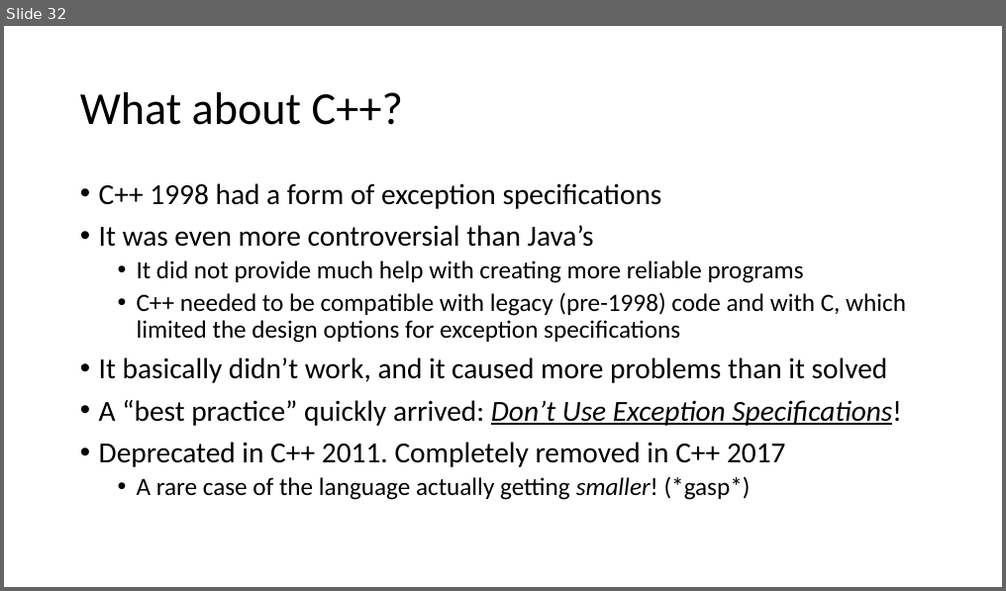
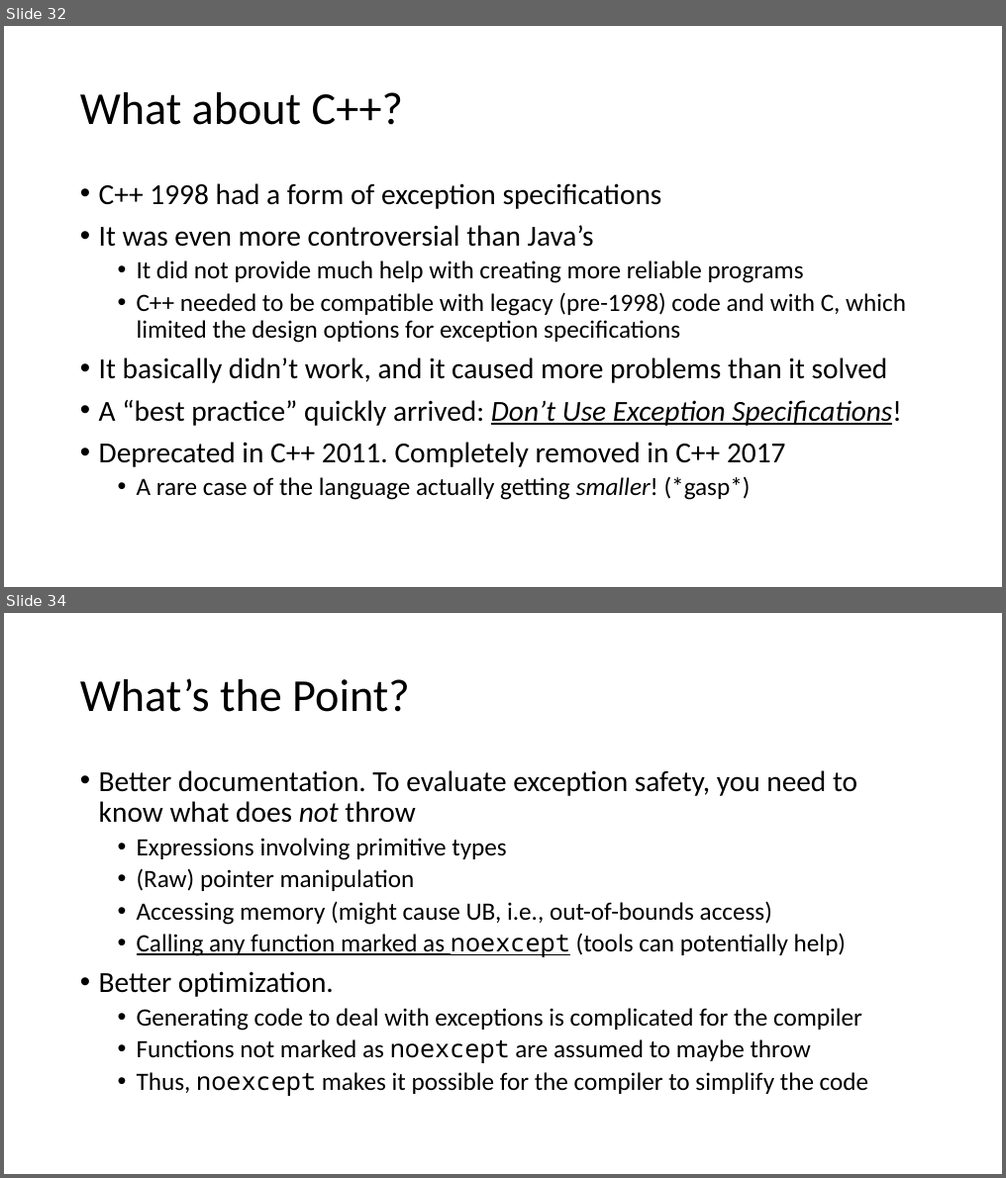
Before and after one commit to pchapin/cpp, a slide deck: Presentations/Exceptions.pptx. Shown one above the other, each under a label of ours: slide 32 before the commit, slides 32 and 34 after it; the slides between them are not shown. The pictures are 1006x591 and 1006x1178 pixels, drawn with LibreOffice and Linux fonts; fonts in the diff are those of the drawing. Boxes give left, top, right and bottom in pixels: in the first picture for what was removed or moved away, otherwise in the second. Text is boxed around its words. In the diff, an @@ line names an element or a change of style, - is before the commit and + after.

Commit message:
Various updates on the Smart Pointers presentation and the Exceptions presentations.

```diff
--- a/Presentations/Exceptions.pptx
+++ b/Presentations/Exceptions.pptx
@@ slide 34 added at [4, 613, 1002, 1174], background #FFFFFF @@
@@ title added at [80, 678, 410, 712], 44 pt, text #000000 @@
+What’s the Point?
@@ text added at [99, 770, 869, 1096], 24 pt, text #000000 @@
+• Better documentation. To evaluate exception safety, you need to know what does not throw
+  • Expressions involving primitive types
+  • (Raw) pointer manipulation
+  • Accessing memory (might cause UB, i.e., out-of-bounds access)
+  • Calling any function marked as noexcept (tools can potentially help)
+• Better optimization.
+  • Generating code to deal with exceptions is complicated for the compiler
+  • Functions not marked as noexcept are assumed to maybe throw
+  • Thus, noexcept makes it possible for the compiler to simplify the code
```
Also in this commit, not shown: 5 slides changed, 1 other slide added, 1 other file.
